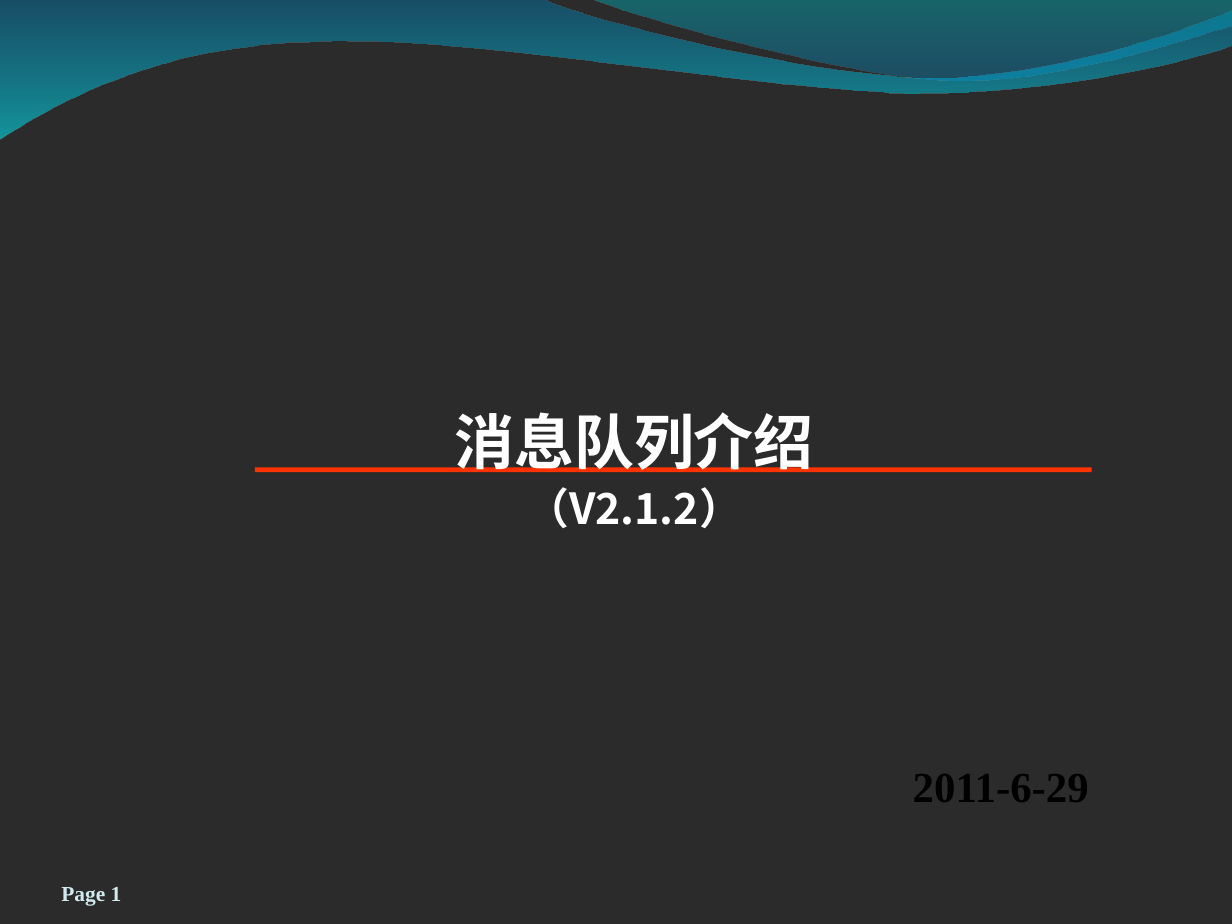
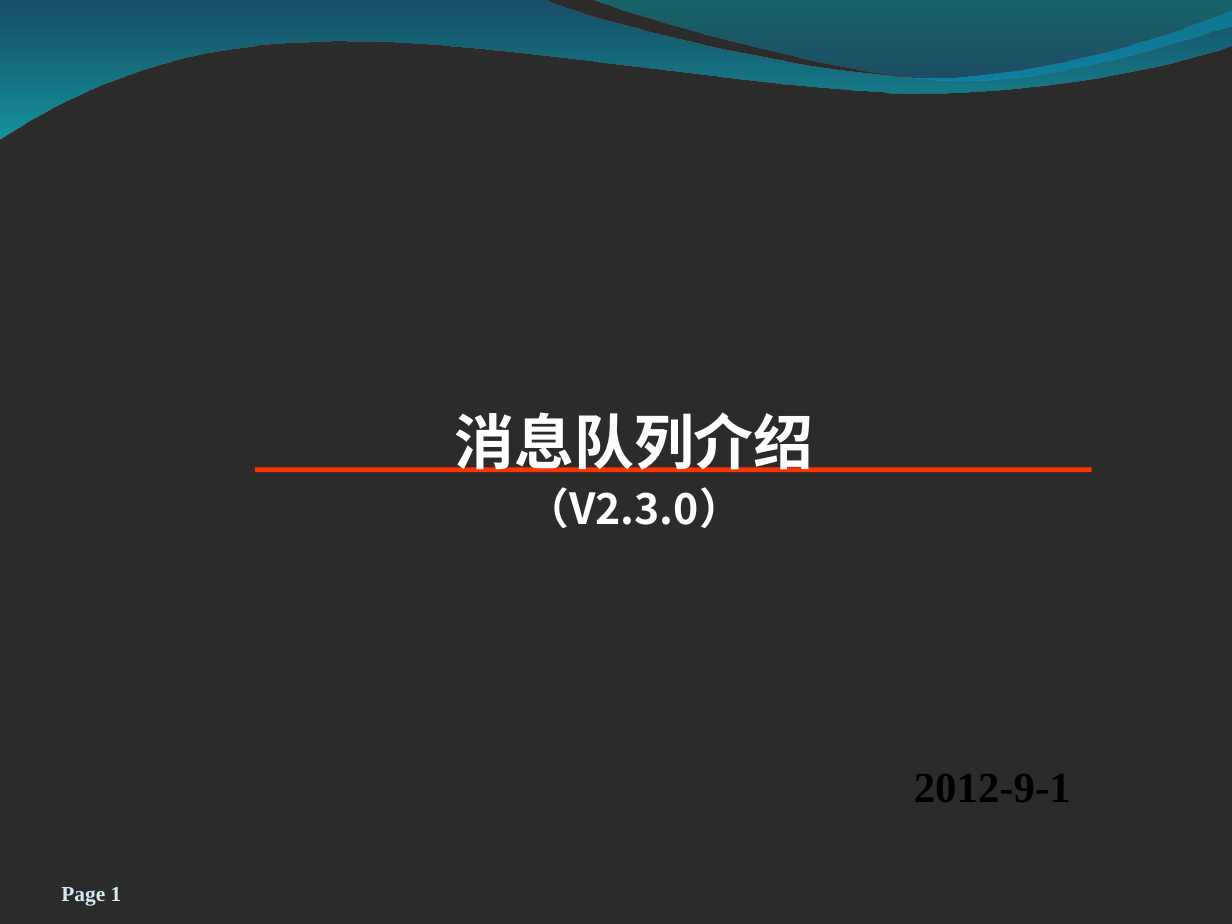
Before and after one commit to zxf1864/cwinux-mq, a slide deck: slide 1 of mq/doc/mq_introduce.ppt. Drawn at 1232x924 pixels with LibreOffice and Linux fonts; fonts in the diff are those of the drawing; background and template pictures are left out; a plain dark background stands for a picture behind light text. Boxes give left, top, right and bottom in pixels: in the first picture for what was removed or moved away, otherwise in the second. Text is boxed around its words. In the diff, an @@ line names an element or a change of style, - is before the commit and + after.

```diff
--- a/mq/doc/mq_introduce.ppt
+++ b/mq/doc/mq_introduce.ppt
@@ text at bbox=[526, 487, 742, 528]: text changed @@
-（V2.1.2）
+（V2.3.0）
@@ text at bbox=[914, 774, 1071, 802]: text changed @@
-2011-6-29
+2012-9-1
```
Also in this commit, not shown: 13 other slides changed, 2 slides added, 1 slide removed, 1 other file.
